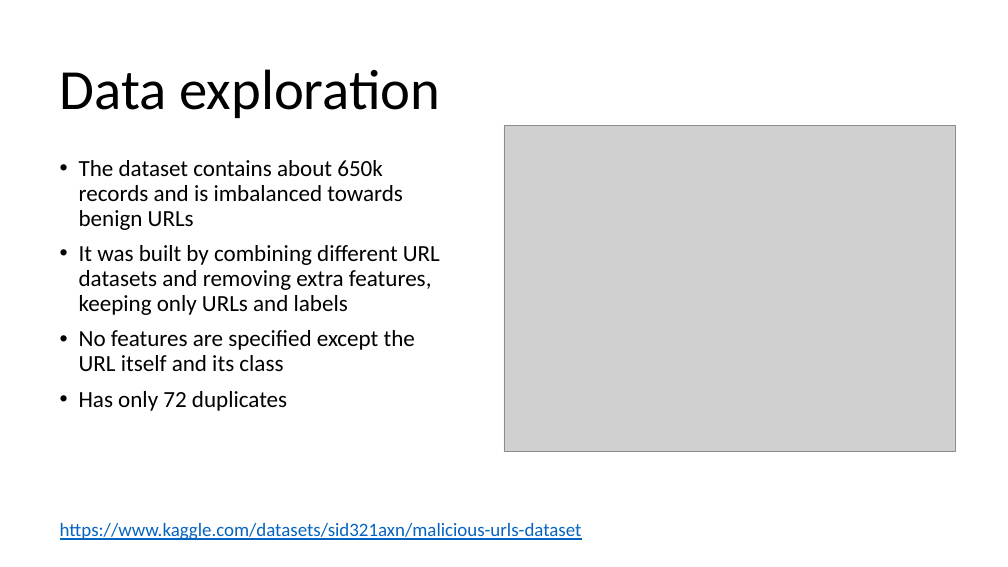
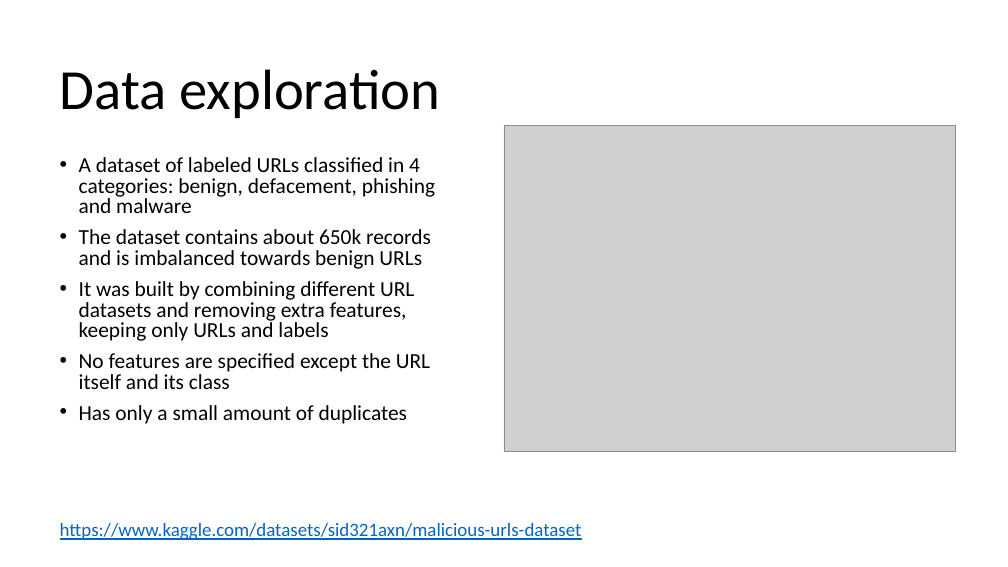
Before and after one commit to Metalcape/url-classifier, a slide deck: slide 3 of slides.pptx. Drawn at 1008x567 pixels with LibreOffice and Linux fonts; fonts in the diff are those of the drawing; grey boxes stand for pictures. Boxes give left, top, right and bottom in pixels: in the first picture for what was removed or moved away, otherwise in the second. Text is boxed around its words. In the diff, an @@ line names an element or a change of style, - is before the commit and + after.

```diff
--- a/slides.pptx
+++ b/slides.pptx
@@ text at <box>79,157,435,213</box>: paragraph added @@
+• A dataset of labeled URLs classified in 4 categories: benign, defacement, phishing and malware
@@ text at <box>79,229,431,389</box>: size 22 to 20.4 pt in "The dataset contains about 650k records and ...", "It was built by combining different URL ...", "No features are specified except the URL ..."; line spacing 0.9 to 0.8 @@
@@ text at <box>79,405,408,424</box>: text changed; size 22 to 20.4 pt @@
-• Has only 72 duplicates
+• Has only a small amount of duplicates
```
Also in this commit, not shown: 5 other slides changed.
